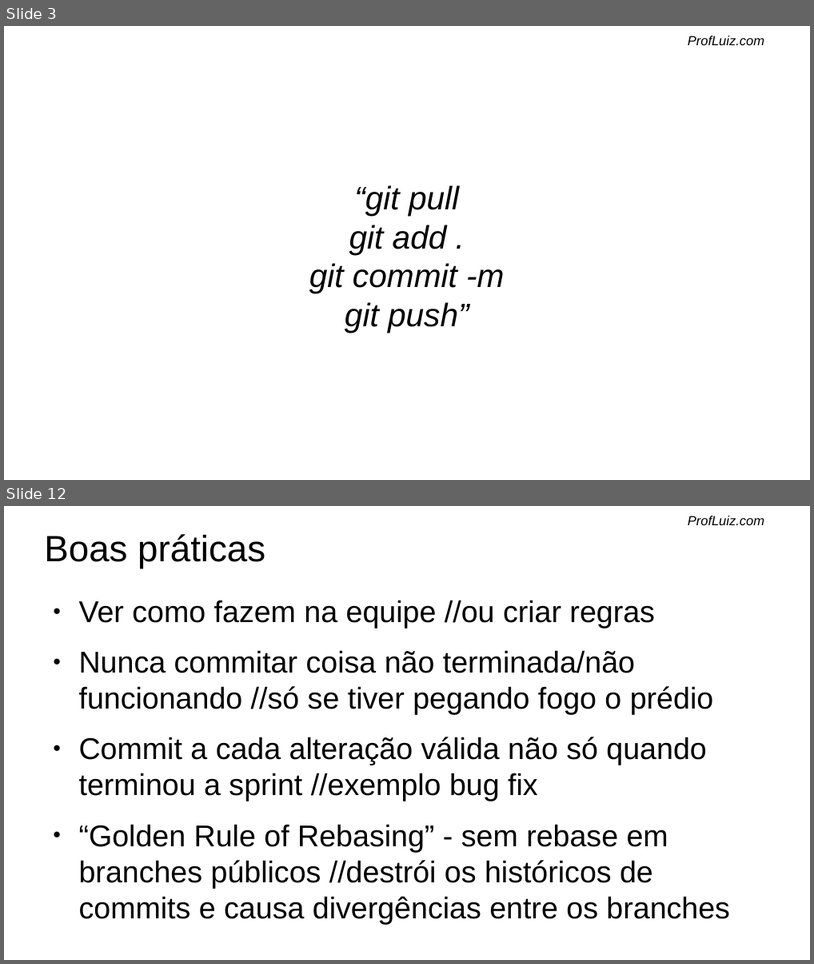
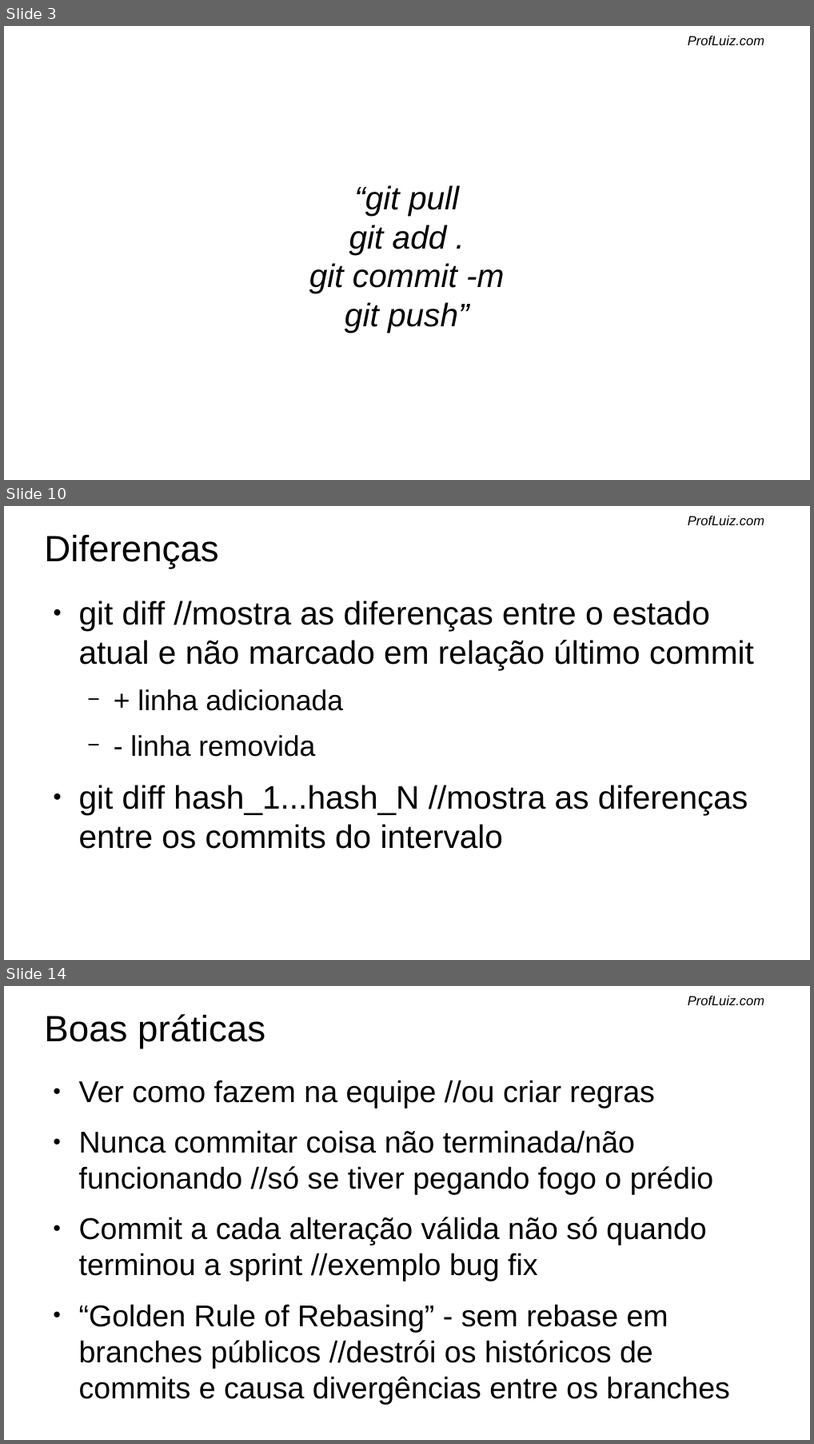
Before and after one commit to SenacSCST5/testes, a slide deck: git.odp. Shown one above the other, each under a label of ours: slides 3 and 12 before the commit, slides 3, 10 and 14 after it; the slides between them are not shown. The pictures are 814x964 and 814x1444 pixels, drawn with LibreOffice and Linux fonts; fonts in the diff are those of the drawing; background and template pictures are left out. Boxes give left, top, right and bottom in pixels: in the first picture for what was removed or moved away, otherwise in the second. Text is boxed around its words. In the diff, an @@ line names an element or a change of style, - is before the commit and + after.

```diff
--- a/git.odp
+++ b/git.odp
@@ slide 10 added at (4, 506, 810, 960), background #FFFFFF; not listed: 1 template element that a slide beside it also shows @@
@@ title added at (44, 535, 218, 568), 36 pt, text #000000 @@
+Diferenças
@@ text added at (79, 600, 754, 848), 32 pt, text #000000 @@
+● git diff //mostra as diferenças entre o estado atual e não marcado em relação último commit
+  − + linha adicionada
+  − - linha removida
+● git diff hash_1...hash_N //mostra as diferenças entre os commits do intervalo
@@ what was slide 12 is now slide 14 @@
```
Also in this commit, not shown: 7 slides changed, 2 other slides added, 11 slides removed.
